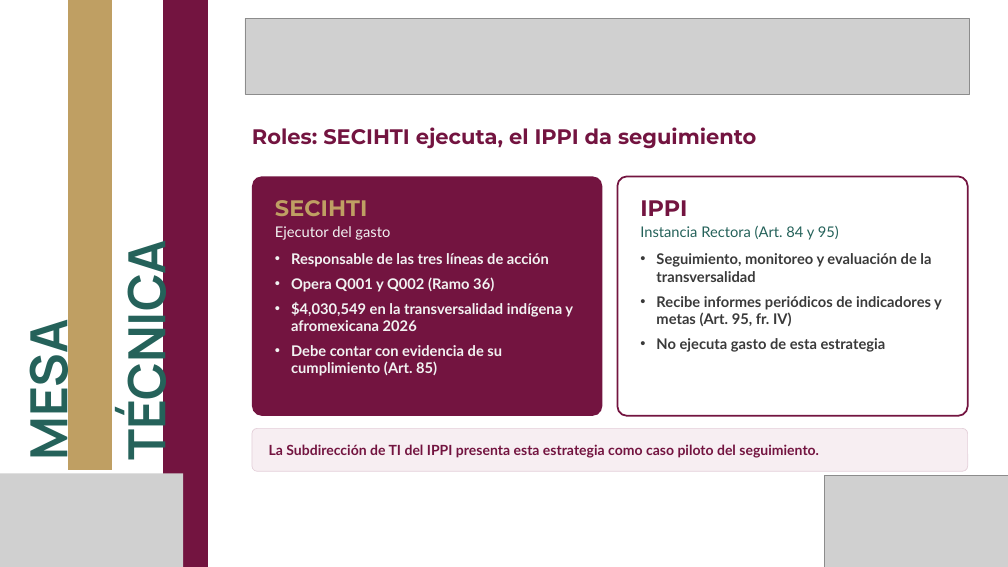
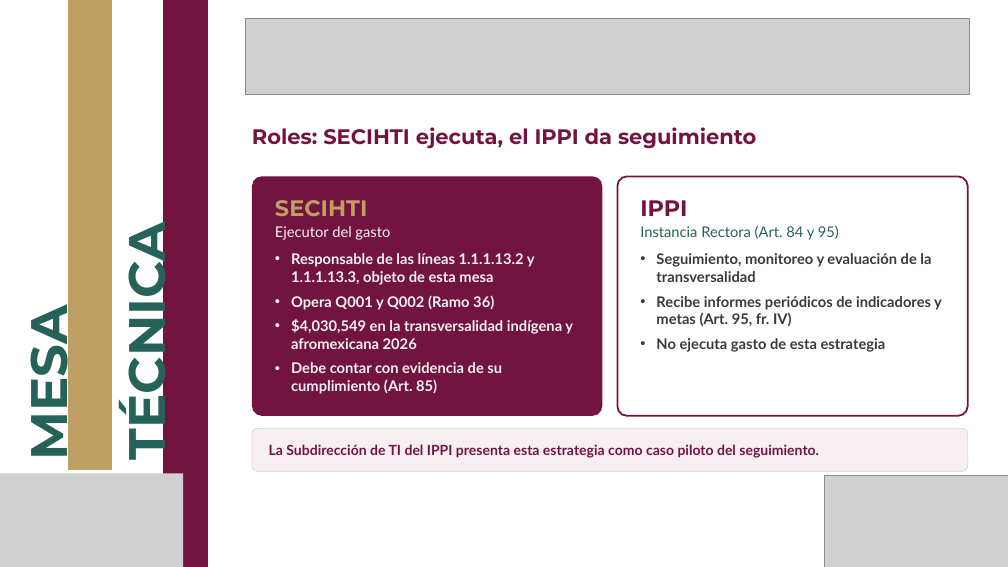
Before and after one commit to MIGUEL-TGH/proyecto-ippi, a slide deck: slide 4 of presupuesto-transversal/2026-11-04 - presentacion-mesa-tecnica-ippi-secihti.pptx. Drawn at 1008x567 pixels with LibreOffice and Linux fonts; fonts in the diff are those of the drawing; grey boxes stand for pictures; background and template pictures are left out. Boxes give left, top, right and bottom in pixels: in the first picture for what was removed or moved away, otherwise in the second. Text is boxed around its words. In the diff, an @@ line names an element or a change of style, - is before the commit and + after.

```diff
--- a/presupuesto-transversal/2026-11-04 - presentacion-mesa-tecnica-ippi-secihti.pptx
+++ b/presupuesto-transversal/2026-11-04 - presentacion-mesa-tecnica-ippi-secihti.pptx
@@ text "MESA" at [10,320,81,455]: font Manrope to Montserrat @@
@@ text "MESA": place and size @@
-text "MESA" at [13,333,83,457]
+text "MESA" at [10,320,81,455]
@@ text "TÉCNICA": place and size @@
-text "TÉCNICA" at [111,262,181,453]
+text "TÉCNICA" at [108,245,179,453]
@@ text "TÉCNICA" at [108,245,179,453]: font Manrope to Montserrat @@
@@ text in rounded rectangle at [291,253,535,285]: text changed @@
-• Responsable de las tres líneas de acción
+• Responsable de las líneas 1.1.1.13.2 y 1.1.1.13.3, objeto de esta mesa
```
Also in this commit, not shown: 13 other slides changed, 20 other files.
